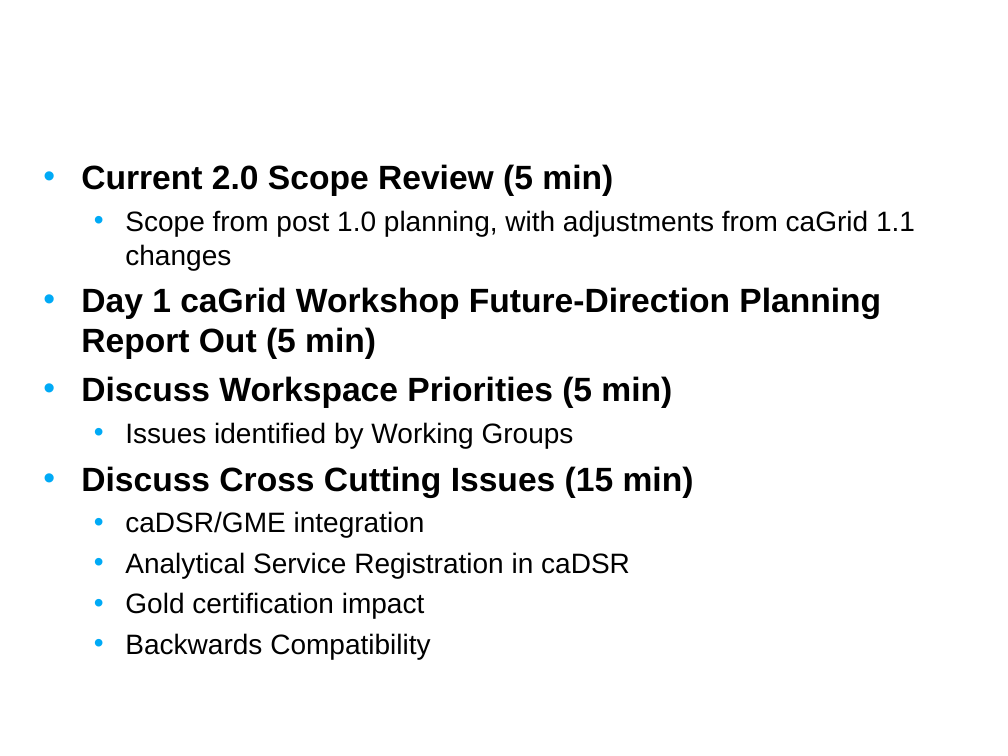
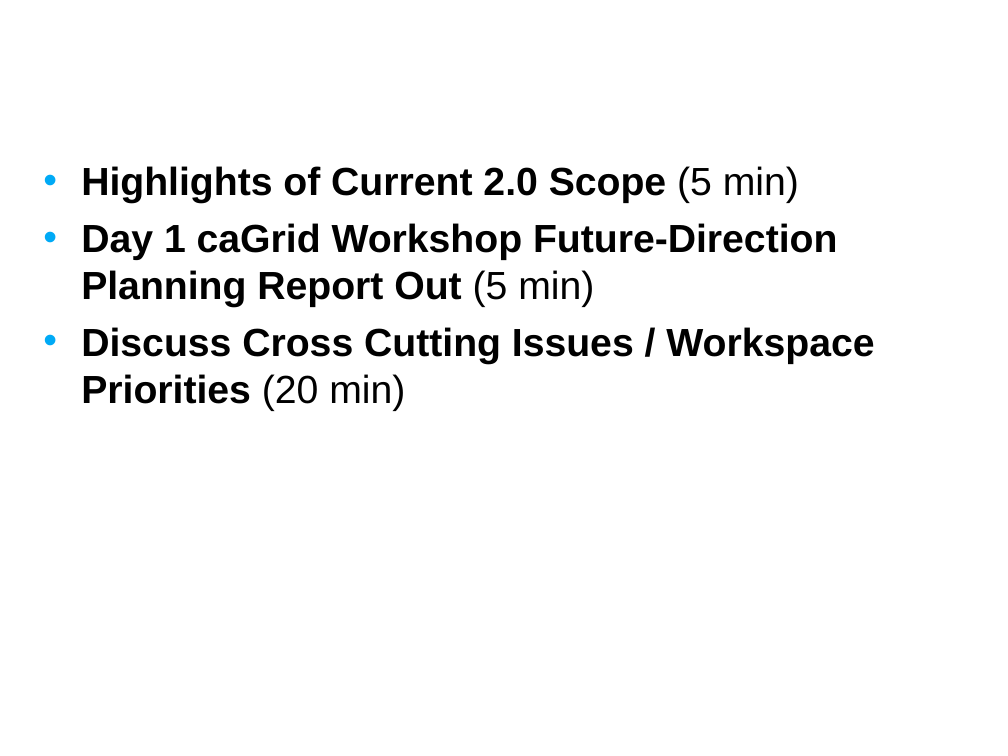
Before and after one commit to NCIP/cagrid-portal, a slide deck: slide 2 of cagrid-1-0/Documentation/presentations/200708_VCDE_ARCH/20070807_Day2_caGrid-2.0_Plans.ppt. Drawn at 1008x756 pixels with LibreOffice and Linux fonts; fonts in the diff are those of the drawing; background and template pictures are left out. Boxes give left, top, right and bottom in pixels: in the first picture for what was removed or moved away, otherwise in the second. Text is boxed around its words. In the diff, an @@ line names an element or a change of style, - is before the commit and + after.

```diff
--- a/cagrid-1-0/Documentation/presentations/200708_VCDE_ARCH/20070807_Day2_caGrid-2.0_Plans.ppt
+++ b/cagrid-1-0/Documentation/presentations/200708_VCDE_ARCH/20070807_Day2_caGrid-2.0_Plans.ppt
@@ text at bbox=[81, 166, 799, 203]: text changed; size 20 to 28 pt; bold on @@
-• Current 2.0 Scope Review (5 min)
-  • Scope from post 1.0 planning, with adjustments from caGrid 1.1 changes
+• Highlights of Current 2.0 Scope (5 min)
@@ text at bbox=[81, 223, 837, 307]: size 24 to 28 pt in "Day 1 caGrid Workshop Future-Direction Planning Report ..."; bold off in "(5 min)"; more space between paragraphs @@
@@ text at bbox=[81, 327, 874, 411]: text changed; size 20 to 28 pt; bold on @@
-• Discuss Workspace Priorities (5 min)
-  • Issues identified by Working Groups
-• Discuss Cross Cutting Issues (15 min)
-  • caDSR/GME integration
-  • Analytical Service Registration in caDSR
-  • Gold certification impact
-  • Backwards Compatibility
+• Discuss Cross Cutting Issues / Workspace Priorities (20 min)
```
Also in this commit, not shown: 4 other slides changed, 3 slides added, 3 slides removed, 1 other file.
